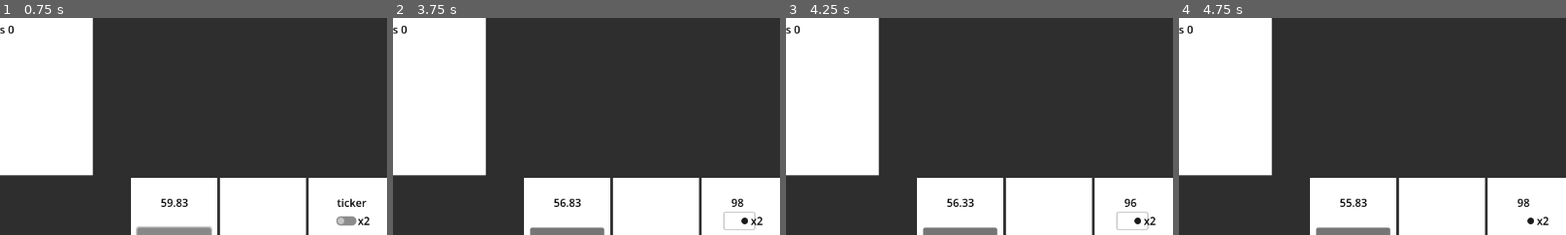
Above: before the commit, frames 1-4 (left to right).
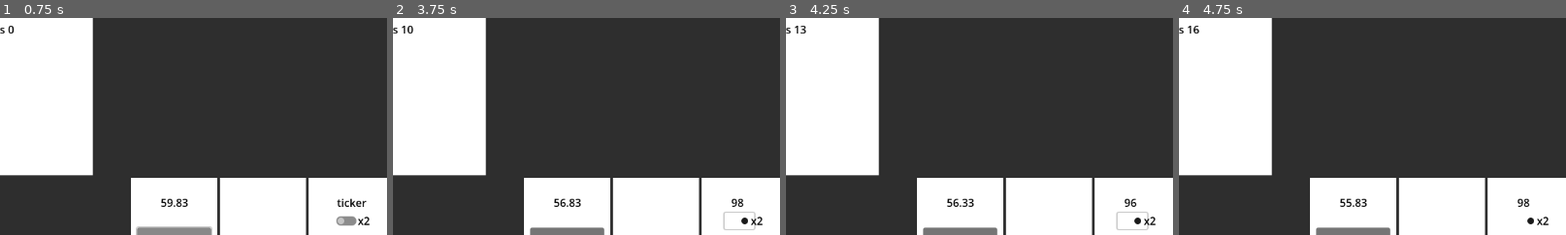
Above: after the commit, the same moments.

Repository: liltorchic/attention-grabbing-game
Game: Godot game, scene res://scenes/main.tscn
Same seed, same stepped clock (60 frames per second), same inputs: the game is played once before the commit and once after it.
Inputs:
- Up to frame 1 (0.75 s): click "reset" at 0.5 s
- Up to frame 2 (3.75 s): click "+1" at 1.25 s; click "food" at 2 s; click "water" at 2.75 s; click "x2" at 3.5 s
- Up to frame 3 (4.25 s): no input
- Up to frame 4 (4.75 s): click "+2" at 4.25 s
The pictures show only the part of the screen within x 11-60%, y 3-53%; the shares and areas given below are measured in that part.

Frame 1 is identical in both runs. In frame 2, less than 0.1% of the frame differs, in the area x 2-6%, y 3-8%; in frame 3, less than 0.1%; in frame 4, less than 0.1%.

Commit message:
added score

Diff:
--- a/scenes/main.tscn
+++ b/scenes/main.tscn
@@ -51,6 +51,9 @@
 
 [node name="Timer" type="Timer" parent="Panel/distractions/template"]
 
+[node name="Timer_Scorer" type="Timer" parent="Panel/distractions/template"]
+editor_description = "Used for assigning points to the game manager"
+
 [node name="Button" type="Button" parent="Panel/distractions/template"]
 layout_direction = 1
 layout_mode = 1
@@ -90,6 +93,9 @@
 
 [node name="Timer" type="Timer" parent="Panel/distractions/SimpleTimerButton"]
 
+[node name="Timer_Scorer" type="Timer" parent="Panel/distractions/SimpleTimerButton"]
+editor_description = "Used for assigning points to the game manager"
+
 [node name="Button" type="Button" parent="Panel/distractions/SimpleTimerButton"]
 layout_direction = 1
 layout_mode = 1
@@ -133,6 +139,9 @@
 [node name="TimerHidden" type="Timer" parent="Panel/distractions/SimpleSupriseTimer"]
 wait_time = 20.0
 
+[node name="Timer_Scorer" type="Timer" parent="Panel/distractions/SimpleSupriseTimer"]
+editor_description = "Used for assigning points to the game manager"
+
 [node name="Button" type="Button" parent="Panel/distractions/SimpleSupriseTimer"]
 visible = false
 layout_direction = 1
@@ -172,6 +181,9 @@
 script = ExtResource("3_fh3d0")
 
 [node name="Timer" type="Timer" parent="Panel/distractions/ticker"]
+
+[node name="Timer_Scorer" type="Timer" parent="Panel/distractions/ticker"]
+editor_description = "Used for assigning points to the game manager"
 
 [node name="Button" type="Button" parent="Panel/distractions/ticker"]
 layout_direction = 1
@@ -236,6 +248,9 @@
 wait_time = 3.0
 autostart = true
 
+[node name="Timer_Scorer" type="Timer" parent="Panel/distractions/pet"]
+editor_description = "Used for assigning points to the game manager"
+
 [node name="Button_Food" type="Button" parent="Panel/distractions/pet"]
 layout_direction = 1
 layout_mode = 1
@@ -352,13 +367,17 @@
 text = "#"
 
 [connection signal="timeout" from="Panel/distractions/SimpleTimerButton/Timer" to="Panel/distractions/SimpleTimerButton" method="_on_timer_timeout"]
+[connection signal="timeout" from="Panel/distractions/SimpleTimerButton/Timer_Scorer" to="Panel/distractions/SimpleTimerButton" method="_on_timer_scorer_timeout"]
 [connection signal="pressed" from="Panel/distractions/SimpleTimerButton/Button" to="Panel/distractions/SimpleTimerButton" method="_on_button_pressed"]
 [connection signal="timeout" from="Panel/distractions/SimpleSupriseTimer/TimerCountdown" to="Panel/distractions/SimpleSupriseTimer" method="_on_timer_countdown_timeout"]
 [connection signal="timeout" from="Panel/distractions/SimpleSupriseTimer/TimerHidden" to="Panel/distractions/SimpleSupriseTimer" method="_on_timer_hidden_timeout"]
+[connection signal="timeout" from="Panel/distractions/SimpleSupriseTimer/Timer_Scorer" to="Panel/distractions/SimpleSupriseTimer" method="_on_timer_scorer_timeout"]
 [connection signal="pressed" from="Panel/distractions/SimpleSupriseTimer/Button" to="Panel/distractions/SimpleSupriseTimer" method="_on_button_pressed"]
 [connection signal="timeout" from="Panel/distractions/ticker/Timer" to="Panel/distractions/ticker" method="_on_timer_timeout"]
+[connection signal="timeout" from="Panel/distractions/ticker/Timer_Scorer" to="Panel/distractions/ticker" method="_on_timer_scorer_timeout"]
 [connection signal="pressed" from="Panel/distractions/ticker/Button" to="Panel/distractions/ticker" method="_on_button_pressed"]
 [connection signal="pressed" from="Panel/distractions/ticker/CheckButton" to="Panel/distractions/ticker" method="_on_check_button_pressed"]
 [connection signal="timeout" from="Panel/distractions/pet/Timer" to="Panel/distractions/pet" method="_on_timer_timeout"]
+[connection signal="timeout" from="Panel/distractions/pet/Timer_Scorer" to="Panel/distractions/pet" method="_on_timer_scorer_timeout"]
 [connection signal="pressed" from="Panel/distractions/pet/Button_Food" to="Panel/distractions/pet" method="_on_button_food_pressed"]
 [connection signal="pressed" from="Panel/distractions/pet/Button_Water" to="Panel/distractions/pet" method="_on_button_water_pressed"]
--- a/scripts/funny_checkbox.gd
+++ /dev/null
@@ -1,36 +0,0 @@
-extends ColorRect
-
-var countdown_timer:Timer
-var hidded_timer:Timer
-var checkbox:CheckBox
-var label:Label
-
-var pressed
-
-# Called when the node enters the scene tree for the first time.
-func _ready() -> void:
-	countdown_timer = get_node("CountdownTimer")
-	hidded_timer = get_node("HiddenTimer")
-	checkbox = get_node("CheckBox")
-	label = get_node("Label")
-	label.text = ""
-	hidded_timer.start()
-	pressed = checkbox.button_pressed
-
-
-# Called every frame. 'delta' is the elapsed time since the previous frame.
-func _process(delta: float) -> void:
-	pass
-
-
-func _on_countdown_timer_timeout() -> void:
-	pass # Replace with function body.
-
-
-func _on_hidden_timer_timeout() -> void:
-	pass # Replace with function body.
-
-
-func _on_check_box_pressed() -> void:
-	if(checkbox.button_pressed):
-		pressed
--- a/scripts/pet.gd
+++ b/scripts/pet.gd
@@ -1,6 +1,7 @@
 extends ColorRect
 
 var timer:Timer
+var scorer:Timer
 var button_food:Button
 var button_water:Button
 var label:Label
@@ -11,22 +12,19 @@
 # Called when the node enters the scene tree for the first time.
 func _ready() -> void:
 	timer = get_node("Timer")
+	scorer = get_node("Timer_Scorer")
 	button_food = get_node("Button_Food")
 	button_water = get_node("Button_Water")
 	label = get_node("Label")
 	tex = get_node("TextureRect")
 	label.text = "happy"
 	health = 100
+	scorer.start(1)
 
 func die():
 	Game.remove_life()
+	scorer.stop()
 	print("pet timeout")
-
-
-# Called every frame. 'delta' is the elapsed time since the previous frame.
-func _process(delta: float) -> void:
-	pass
-
 
 func _on_timer_timeout() -> void:
 	health = health - 1
@@ -36,6 +34,7 @@
 		label.text = "dead"
 		die()
 		timer.stop()
+		scorer.stop()
 	elif(health < 10):
 		label.text = "dying"
 	elif(health < 30):
@@ -56,13 +55,23 @@
 		label.text = "dead"
 		die()
 		timer.stop()
+		scorer.stop()
 
 	print(str(health))
 
 
 func _on_button_food_pressed() -> void:
 	health = health + 3
+	if(scorer.paused):
+		scorer.start(1)
 
 
 func _on_button_water_pressed() -> void:
 	health = health + 1
+	if(scorer.paused):
+		scorer.start(1)
+
+
+func _on_timer_scorer_timeout() -> void:
+	Game.add_time_point()
+	scorer.start(1)
--- a/scripts/simpleTimerButton.gd
+++ b/scripts/simpleTimerButton.gd
@@ -2,12 +2,15 @@
 
 var timer:Timer
 var label:Label
+var scorer:Timer
 var timer_length:int = 60
 # Called when the node enters the scene tree for the first time.
 func _ready() -> void:
 	timer = get_node("Timer")
 	label = get_node("Label")
+	scorer = get_node("Timer_Scorer")
 	timer.start(timer_length)
+	scorer.start(1)
 
 # Called every frame. 'delta' is the elapsed time since the previous frame.
 func _process(delta: float) -> void:
@@ -16,6 +19,7 @@
 
 func _on_timer_timeout() -> void:
 	timer.stop()
+	scorer.stop()
 	label.text = "0.00"
 	Game.remove_life()
 	print("simple timer timeout")
@@ -23,3 +27,10 @@
 
 func _on_button_pressed() -> void:
 	timer.start(timer_length)
+	scorer.start(1)
+
+
+
+func _on_timer_scorer_timeout() -> void:
+	scorer.start(1)
+	Game.add_time_point()
--- a/scripts/simple_suprise_timer.gd
+++ b/scripts/simple_suprise_timer.gd
@@ -2,6 +2,7 @@
 
 var countdown_timer:Timer
 var hidden_timer:Timer
+var scorer:Timer
 var label:Label
 var button:Button
 
@@ -14,12 +15,13 @@
 func _ready() -> void:
 	countdown_timer = get_node("TimerCountdown")
 	hidden_timer = get_node("TimerHidden")
+	scorer = get_node("Timer_Scorer")
 	label = get_node("Label")
 	button = get_node("Button")
 	label.text = ""
 	timer_hidden = true
 	button.visible = false
-	countdown_timer.set_wait_time(timer_amount)
+	countdown_timer.set_wait_time(timer_amount + 0.01) # +0.01 so the scorewr can score on 0.00
 	hidden_timer.start(rng.randf_range(6, 12))
 
 
@@ -34,12 +36,14 @@
 	timer_hidden = false
 	button.visible = true
 	countdown_timer.start()
+	scorer.start(1)
 
 
 #you lose
 func _on_timer_countdown_timeout() -> void:
 	countdown_timer.stop()
 	hidden_timer.stop()
+	scorer.stop()
 	label.text = "0.00"
 	Game.remove_life()
 	print("suprise defuse timeout")
@@ -49,6 +53,11 @@
 	timer_hidden = true
 	label.text = ""
 	countdown_timer.stop()
+	scorer.start(1)
 	countdown_timer.set_wait_time(timer_amount)
 	hidden_timer.start(rng.randf_range(6, 12))
 	button.visible = false
+
+func _on_timer_scorer_timeout() -> void:
+	scorer.start(1)
+	Game.add_time_points(20)
--- a/scripts/ticker.gd
+++ b/scripts/ticker.gd
@@ -2,6 +2,7 @@
 
 var ticker:int
 var timer:Timer
+var scorer:Timer
 var label:Label
 var checkbutton:CheckButton
 var button:Button
@@ -10,10 +11,12 @@
 # Called when the node enters the scene tree for the first time.
 func _ready() -> void:
 	timer = get_node("Timer")
+	scorer = get_node("Timer_Scorer")
 	label = get_node("Label")
 	button = get_node("Button")
 	checkbutton = get_node("CheckButton")
 	timer.start()
+	scorer.start(1)
 	ticker = 100
 
 # Called every frame. 'delta' is the elapsed time since the previous frame.
@@ -31,6 +34,7 @@
 
 	if(ticker <= 0):
 		timer.stop()
+		scorer.stop()
 		_timeout()
 
 
@@ -45,9 +49,19 @@
 func _on_button_pressed() -> void:
 	if(isChecked):
 		ticker = ticker + 2
+		Game.add_time_points(2)
 	else:
 		ticker = ticker + 1
+		Game.add_time_point()
 	label.text = str(ticker)
+
+func _on_timer_scorer_timeout() -> void:
+	var isChecked = checkbutton.button_pressed
+	if(isChecked):
+		Game.add_time_points(2)
+	else:
+		Game.add_time_point()
+	scorer.start(1)
 
 func _timeout():
 	Game.remove_life()
Not shown, removed: scripts/funny_checkbox.gd.uid
